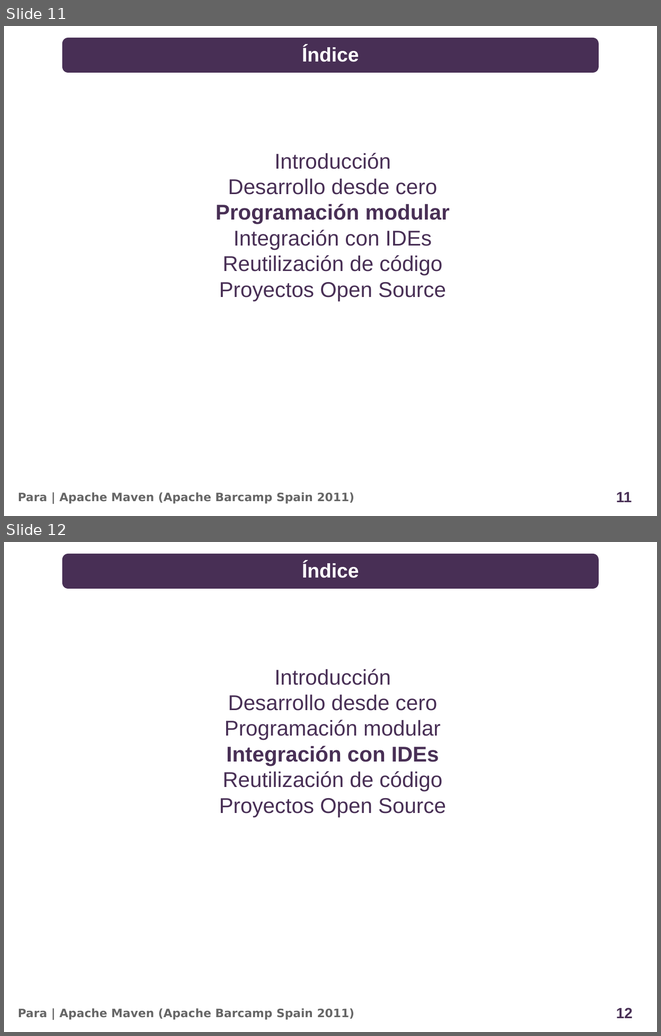
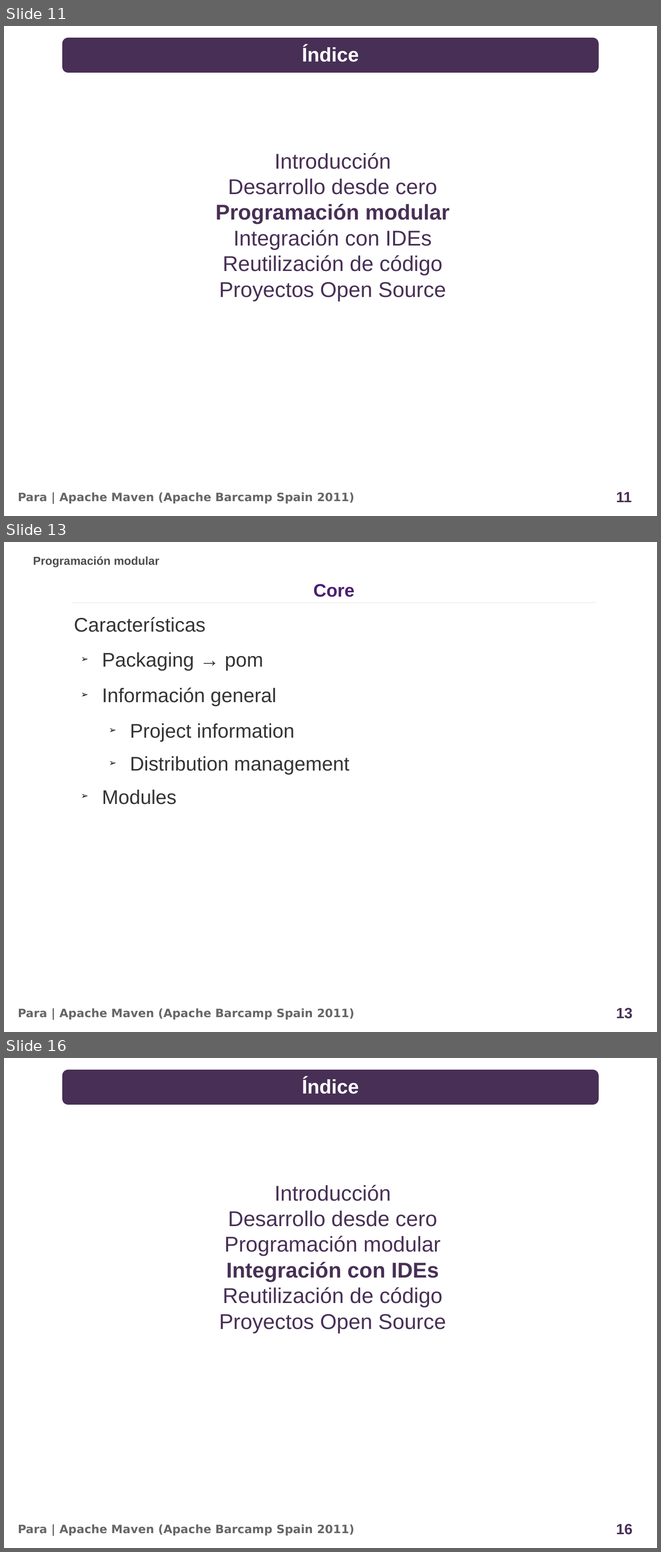
Before and after one commit to alediator/barcamp-maven, a slide deck: doc/slideshare.odp. Shown one above the other, each under a label of ours: slides 11 and 12 before the commit, slides 11, 13 and 16 after it; the slides between them are not shown. The pictures are 661x1036 and 661x1552 pixels, drawn with LibreOffice and Linux fonts; fonts in the diff are those of the drawing; background and template pictures are left out. Boxes give left, top, right and bottom in pixels: in the first picture for what was removed or moved away, otherwise in the second. Text is boxed around its words. In the diff, an @@ line names an element or a change of style, - is before the commit and + after.

Commit message:
Revision de la presentacion

```diff
--- a/doc/slideshare.odp
+++ b/doc/slideshare.odp
@@ slide 13 added at (4,542,657,1032), background #FFFFFF; not listed: 2 template elements that a slide beside it also shows @@
@@ text added at (33,556,159,567), 14 pt, text #4C4C4C, bold @@
+Programación modular
@@ text added at (314,584,355,597), 22 pt, text #4B1F6F, bold @@
+Core
@@ line added from (71, 602) to (597, 602), #E6E6E6 0 pt @@
@@ text added at (74,617,349,804), 24 pt, text #333333 @@
+Características
+➢ Packaging → pom
+➢ Información general
+  ➢ Project information
+  ➢ Distribution management
+➢ Modules
@@ what was slide 12 is now slide 16 @@
@@ page number at (616,1523,633,1534): text changed @@
-12
+16
```
Also in this commit, not shown: 5 other slides added.
